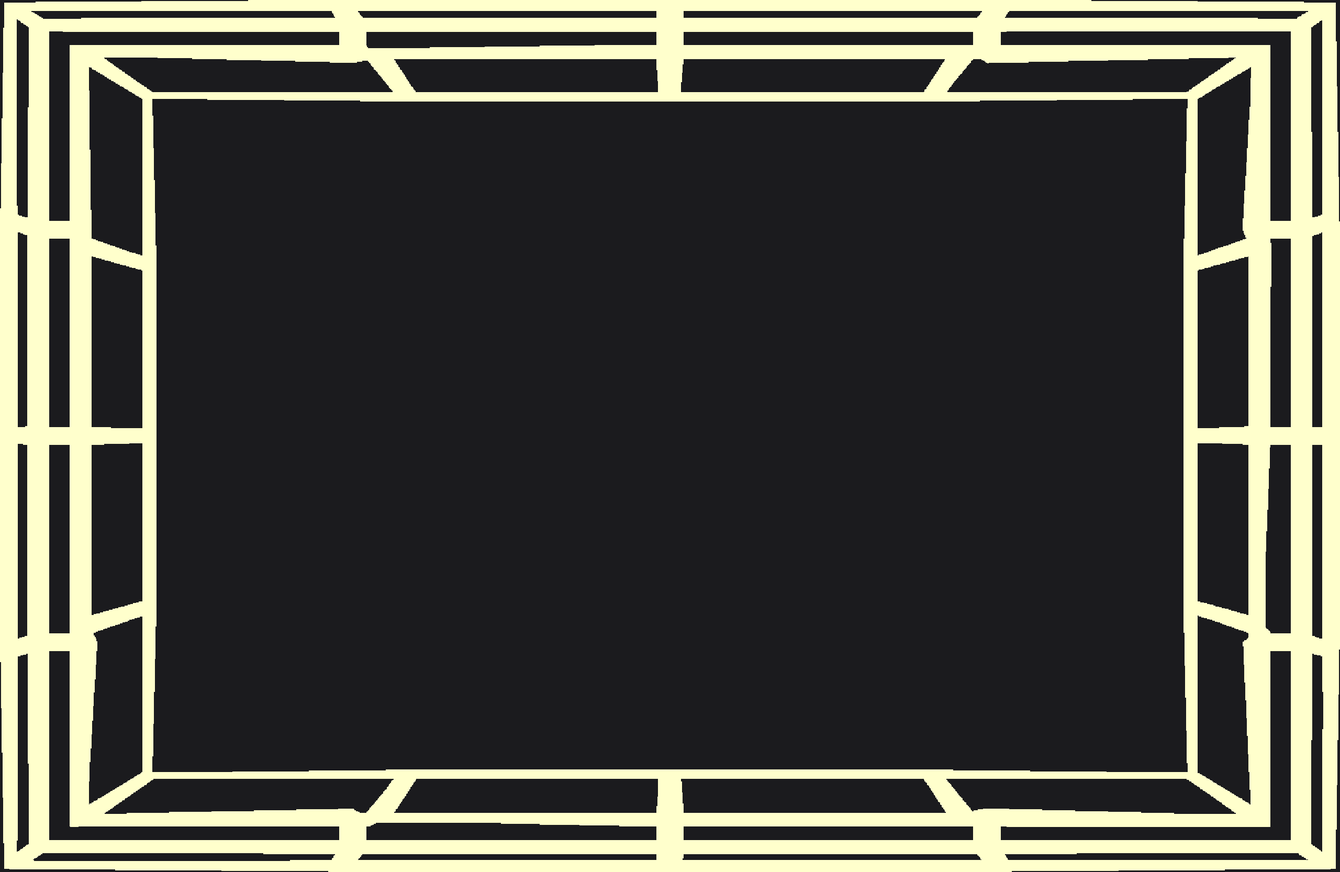
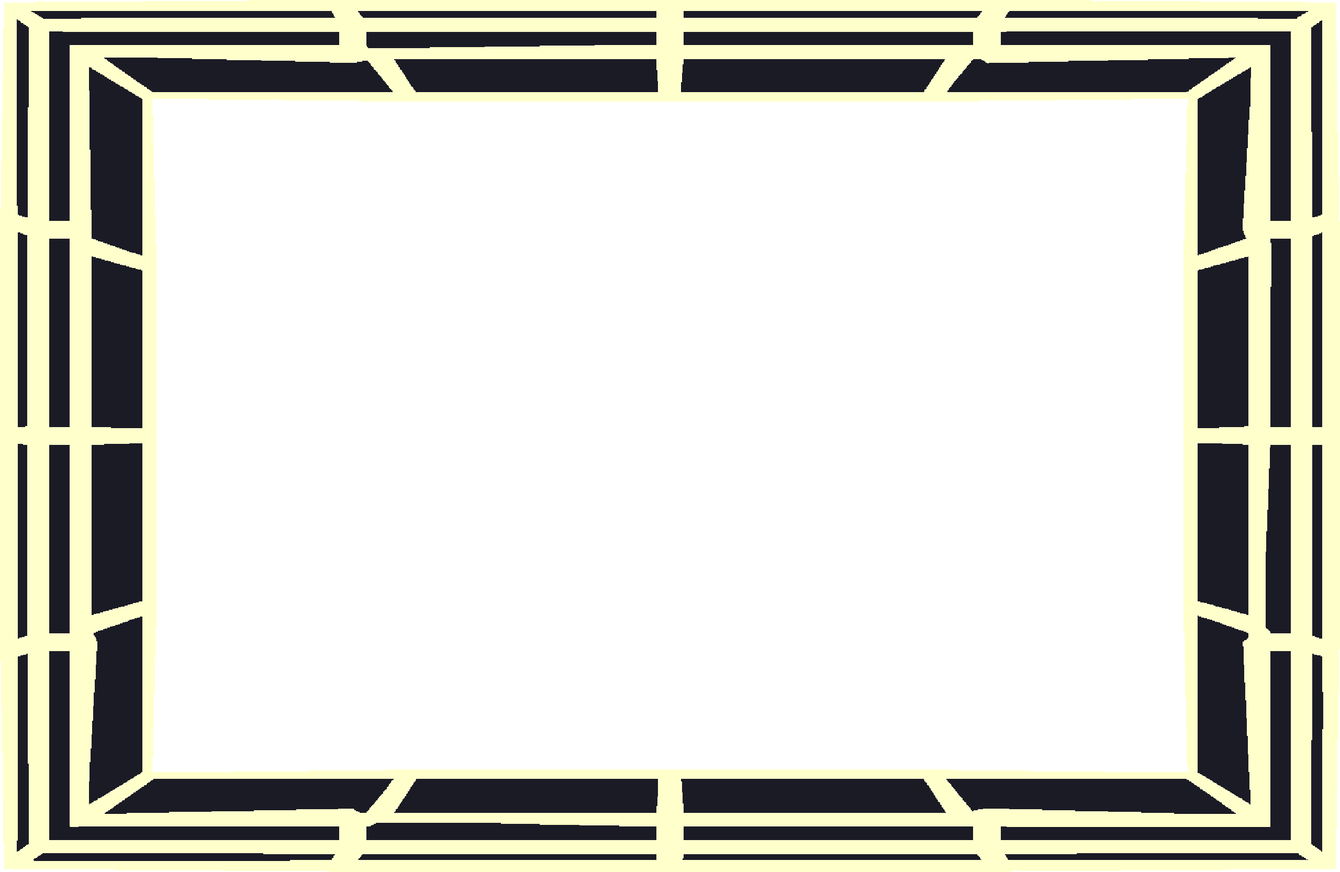
Revision of a layered 1340 x 872 image; what changed, layer by layer:
removed layer "Layer" (was multiply) over [0, 0, 1340, 872]
painted on "room_2-3.png copy" over [0, 0, 1340, 872]
removed layer "Layer #1" (was multiply) over [0, 0, 1340, 872]
painted on "room_2-3.png" over [16, 10, 1323, 861]
